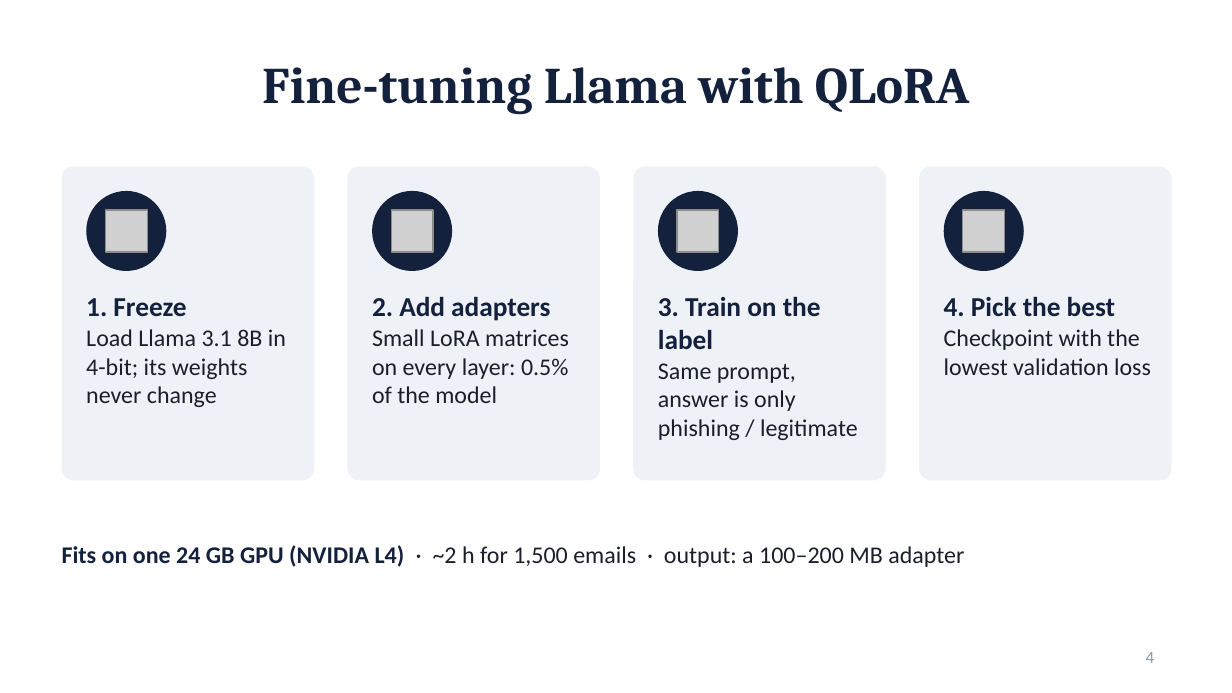
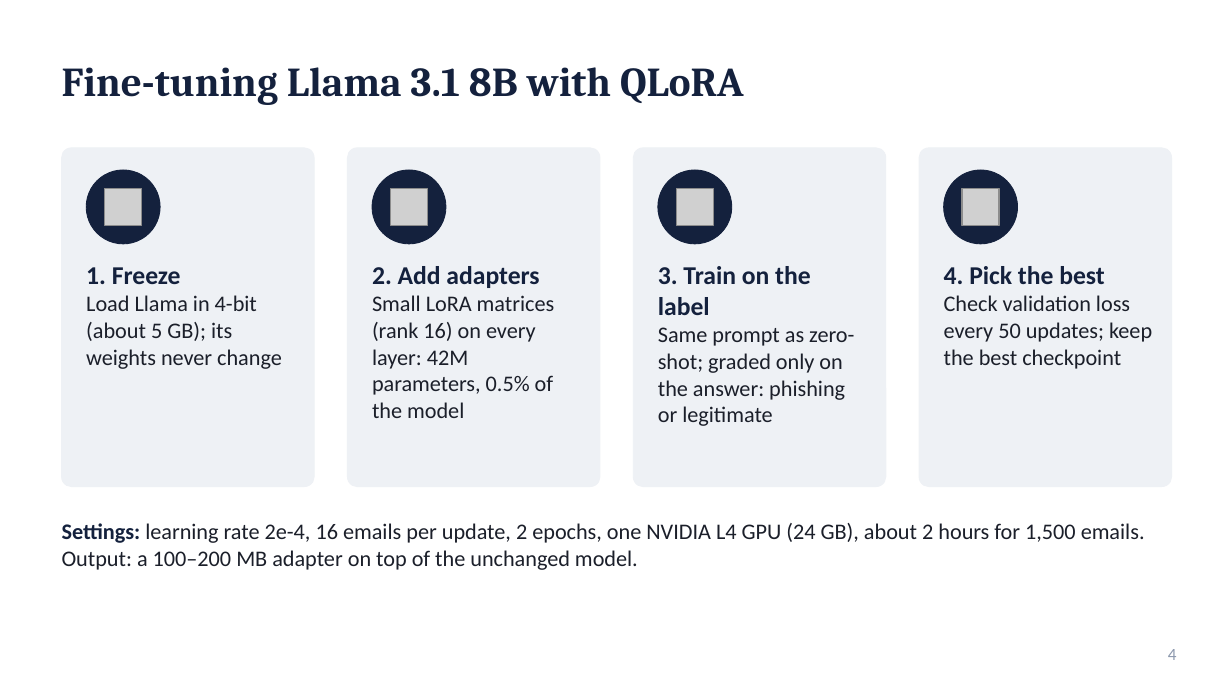
Before and after one commit to mihaighise/llm-phishing, a slide deck: slide 4 of presentation.pptx. Drawn at 1232x693 pixels with LibreOffice and Linux fonts; fonts in the diff are those of the drawing; grey boxes stand for pictures. Boxes give left, top, right and bottom in pixels: in the first picture for what was removed or moved away, otherwise in the second. Text is boxed around its words. In the diff, an @@ line names an element or a change of style, - is before the commit and + after.

```diff
--- a/presentation.pptx
+++ b/presentation.pptx
@@ text at (62, 67, 744, 105): text changed; size 30 to 24 pt @@
-Fine-tuning Llama with QLoRA
+Fine-tuning Llama 3.1 8B with QLoRA
@@ rounded rectangle: place and size @@
-rounded rectangle at (62, 166, 314, 480)
+rounded rectangle at (62, 148, 314, 487)
@@ rounded rectangle: place and size @@
-rounded rectangle at (347, 166, 600, 480)
+rounded rectangle at (347, 148, 600, 487)
@@ rounded rectangle: place and size @@
-rounded rectangle at (633, 166, 886, 480)
+rounded rectangle at (633, 148, 886, 487)
@@ outline none to #EEF1F5 0.5 pt; proportions changed in 4 elements at (62, 148, 314, 487), (347, 148, 600, 487), (633, 148, 886, 487), (919, 148, 1172, 487) @@
@@ rounded rectangle: place and size @@
-rounded rectangle at (919, 166, 1172, 480)
+rounded rectangle at (919, 148, 1172, 487)
@@ ellipse: place and size @@
-ellipse at (86, 191, 166, 271)
+ellipse at (86, 170, 160, 244)
@@ ellipse: place and size @@
-ellipse at (372, 191, 452, 271)
+ellipse at (372, 170, 446, 244)
@@ ellipse: place and size @@
-ellipse at (658, 191, 738, 271)
+ellipse at (658, 170, 732, 244)
@@ outline none to #14213D 0.5 pt in 4 elements at (372, 170, 446, 244), (86, 170, 160, 244), (658, 170, 732, 244), (944, 170, 1018, 244) @@
@@ ellipse: place and size @@
-ellipse at (944, 191, 1024, 271)
+ellipse at (944, 170, 1018, 244)
@@ picture: place and size @@
-picture at (105, 211, 147, 253)
+picture at (105, 188, 142, 225)
@@ picture: place and size @@
-picture at (391, 211, 432, 253)
+picture at (391, 188, 428, 225)
@@ picture: place and size @@
-picture at (678, 211, 719, 253)
+picture at (676, 188, 713, 225)
@@ picture: place and size @@
-picture at (963, 211, 1005, 253)
+picture at (962, 188, 999, 225)
@@ text at (86, 267, 181, 284): size 16 to 15 pt in "1. Freeze" @@
@@ text "1. Freeze": place and size @@
-text "1. Freeze" at (86, 298, 286, 407)
+text "1. Freeze" at (86, 267, 282, 369)
@@ text at (372, 266, 539, 288): size 16 to 15 pt in "2. Add adapters" @@
@@ text "2. Add adapters": place and size @@
-text "2. Add adapters" at (372, 296, 569, 403)
+text "2. Add adapters" at (372, 266, 555, 418)
@@ text at (658, 266, 811, 315): size 16 to 15 pt in "3. Train on the label" @@
@@ text "3. Train on the label": place and size @@
-text "3. Train on the label" at (658, 296, 858, 440)
+text "3. Train on the label" at (658, 266, 854, 426)
@@ text at (944, 266, 1104, 284): size 16 to 15 pt in "4. Pick the best" @@
@@ text "4. Pick the best": place and size @@
-text "4. Pick the best" at (944, 296, 1151, 375)
+text "4. Pick the best" at (944, 266, 1152, 369)
@@ text at (86, 295, 282, 369): text changed; size 14 to 13 pt @@
-Load Llama 3.1 8B in 4-bit; its weights never change
+Load Llama in 4-bit (about 5 GB); its weights never change
@@ text at (372, 295, 555, 418): text changed; size 14 to 13 pt @@
-Small LoRA matrices on every layer: 0.5% of the model
+Small LoRA matrices (rank 16) on every layer: 42M parameters, 0.5% of the model
@@ text at (944, 295, 1152, 369): text changed; size 14 to 13 pt @@
-Checkpoint with the lowest validation loss
+Check validation loss every 50 updates; keep the best checkpoint
@@ text at (658, 327, 854, 426): text changed; size 14 to 13 pt @@
-Same prompt, answer is only phishing / legitimate
+Same prompt as zero-shot; graded only on the answer: phishing or legitimate
@@ text at (62, 523, 1145, 570): text changed; size 14 to 13 pt @@
-Fits on one 24 GB GPU (NVIDIA L4) · ~2 h for 1,500 emails · output: a 100–200 MB adapter
+Settings: learning rate 2e-4, 16 emails per update, 2 epochs, one NVIDIA L4 GPU (24 GB), about 2 hours for 1,500 emails. Output: a 100–200 MB adapter on top of the unchanged model.
@@ text "Settings: learning rate 2e-4, 16 ..." at (62, 523, 1145, 570): vertical alignment middle to top @@
@@ text "4" at (1168, 649, 1177, 660): alignment left to right @@
```
Also in this commit, not shown: 6 other slides changed, 1 other file.
